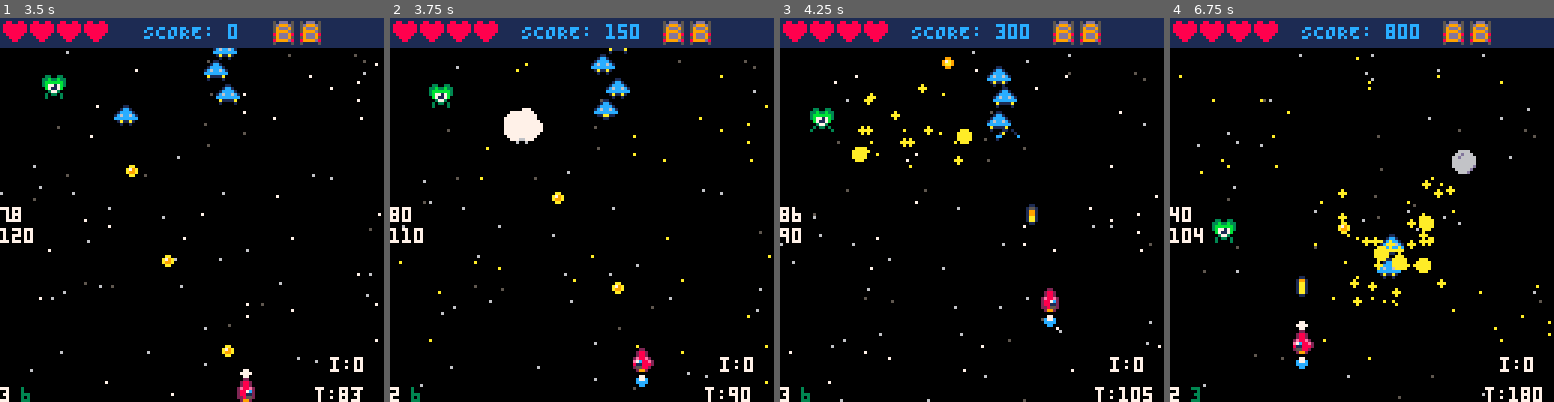
Above: before the commit, frames 1-4 (left to right).
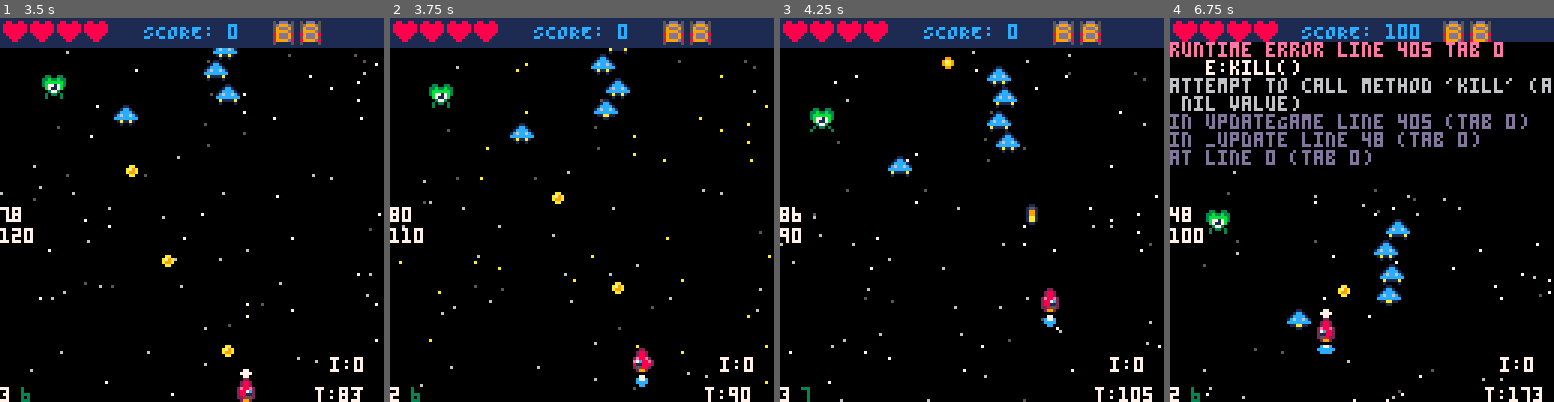
Above: after the commit, the same moments.

Repository: ProfSFrink/pico-8_shump_tutorial
Game: PICO-8 cartridge shump.p8
Two runs of this game, one before a commit and one after it. Both use one fixed random seed, a clock stepped at 60 frames per second and the inputs below.
Inputs:
- Up to frame 1 (3.5 s): tap O (Z key) at 0.33, 0.7, 1.43, 2.22, 3.1 s; tap X (X key) at 1.07, 2.07, 2.4, 2.73, 3.07, 3.4 s; hold Left 1.97-2.37 s; hold Down 2.42-2.82 s; hold Right from 2.87 s (still down)
- Up to frame 2 (3.75 s): release Right at 3.53 s; hold Up from 3.58 s (still down); tap X (X key) at 3.73 s
- Up to frame 3 (4.25 s): tap O (Z key) at 3.98 s; tap X (X key) at 4.07 s; release Up at 4.08 s; hold Right from 4.13 s (still down)
- Up to frame 4 (6.75 s): tap X (X key) every 0.33 s from 4.4 to 6.73 s; release Right at 4.53 s; hold Down 4.58-5.08 s; tap O (Z key) at 4.87, 5.75, 6.63 s; hold Left 5.13-5.8 s; hold Up 5.85-6.18 s; hold Left 6.23-6.63 s; hold Down from 6.68 s (still down)

Frame 1 is identical in both runs. In frame 2, 1.1% of the frame differs, in the area x 29-65%, y 1-33%; in frame 3, 1.5%; in frame 4, 13%, in the area x 0-100%, y 1-100%.
Error after the commit: runtime error line 405 tab 0; e:kill(); attempt to call method 'kill' (a nil value)

Commit message:
- (refactor) add hit state, hp to enemies.
- (refactor) add dam to projectiles.
- (chore) improved formatting.

Diff:
--- a/components/enemy.lua
+++ b/components/enemy.lua
@@ -1,49 +1,51 @@
 -- Enemy component data & logic.
 
--- TODO: Add hp property.
+local hTimerLim = 3
+-- Hit state frame timer.
+local dTimerLim = 10
+-- Death state frame timer.
+
 -- TODO: Add projectiles for enemies.
 
 -- Initial enemy definitions.
 function initEnemies()
     -- Setup for an enemy.
     -- type: Enemy type.
-    -- x: x coordinate.
-    -- y: y coordinate.
-    -- strtFram: Starting frame of the enemy's animation.
-    -- endFram: Ending frame of the enemy's animation.
-    -- animDelay: Frames before the enemy's animation advances.
+    -- strtFram: Starting sprite of the enemy's animation.
+    -- endFram: Ending sprite of the enemy's animation.
+    -- flFram: Flash sprite when hit or dead.
+    -- animDelay: Delay between animation frames.
     -- spd: Enemy speed.
-    -- points: Enemy points value.
-    -- animFunc: Custom animation function(self).
-    eneDefs={
-        green={
-            type="green",
-            x=0,
-            y=-8,
-            strtFram=48,
-            endFram=51,
-            deadFram=52,
-            animDelay=3,
-            spd=0.5,
-            points=100,
-            animFunc=function(self)
-                self.x = self.x + cos(self.y/16)*0.5
+    -- hp: Enemy health points.
+    -- points: Enemy score value.
+    -- upFunc: Custom update function.
+    eTypes = {
+        green = {
+            type = "green",
+            strtFram = 48,
+            endFram = 51,
+            flFram = 52,
+            animDelay = 3,
+            spd = 0.5,
+            hp = 3,
+            points = 100,
+            upFunc = function(self)
+                self.x = self.x + cos(self.y / 16) * 0.5
             end
         },
-        blue={
-            type="blue",
-            x=0,
-            y=-8,
-            strtFram=32,
-            endFram=35,
-            deadFram=36,
-            animDelay=3,
-            spd=0.75,
-            points=150,
-            animFunc=function(self)
-                self.x = self.x + cos(self.y/16)*0.75
+        blue = {
+            type = "blue",
+            strtFram = 32,
+            endFram = 35,
+            flFram = 36,
+            animDelay = 3,
+            spd = 0.75,
+            hp = 5,
+            points = 150,
+            upFunc = function(self)
+                self.x = self.x + cos(self.y / 16) * 0.75
             end
-        },
+        }
     }
 end
 
@@ -52,44 +54,61 @@
 -- @return: A new enemy object.
 function newEnemy(enemyCfg)
     return {
-        type=enemyCfg.type,
-        x=enemyCfg.x,
-        y=enemyCfg.y,
-        spd=enemyCfg.spd,
-        points=enemyCfg.points,
-        curFram=enemyCfg.strtFram,
-        strtFram=enemyCfg.strtFram,
-        endFram=enemyCfg.endFram,
-        deadFram=enemyCfg.deadFram,
-        frameDelay=0,
-        animDelay=enemyCfg.animDelay,
-        animFunc=enemyCfg.animFunc,
-        dead=false,
-        dTimer=10, -- Death animation frame timer.
+        type = enemyCfg.type,
+        x = enemyCfg.x,
+        y = -8,
+        spd = enemyCfg.spd,
+        hp = enemyCfg.hp,
+        points = enemyCfg.points,
 
-        update=function(self)
-            self.y=self.y+self.spd
-            if not self.dead then
-                self.animFunc(self)
-            else
-                -- Play death animation.
-                self.dTimer-=1
-                if self.dTimer<=0 then
+        -- Current sprite being animated.
+        curFram = enemyCfg.strtFram,
+
+        strtFram = enemyCfg.strtFram,
+        endFram = enemyCfg.endFram,
+        flFram = enemyCfg.flFram,
+
+        -- Frames since last animation change.
+        animTimer = 0,
+
+        animDelay = enemyCfg.animDelay,
+        upFunc = enemyCfg.upFunc,
+        hit = false,
+        hTimer = hTimerLim,
+        dead = false,
+        dTimer = dTimerLim,
+
+        update = function(self)
+            self.y = self.y + self.spd
+
+            -- Check if in dead state.
+            if self.dead then
+                self.dTimer -= 1
+                if self.dTimer <= 0 then
                     del(enemies, self)
                 end
+            -- Check if in hit state.
+            elseif self.hit then
+                self.hTimer -= 1
+                if self.hTimer <= 0 then
+                    self.hit = false
+                    self.hTimer = hTimerLim
+                end
+            -- Otherwise, run normal animation function.
+            else
+                self.upFunc(self)
             end
 
-            -- Animate the enemy.
-            self.frameDelay+=1
-            if self.dead == true then
-                self.curFram=self.deadFram
+            self.animTimer += 1
+            if self.dead or self.hit then
+                self.curFram = self.flFram
             else
-                if self.frameDelay >= self.animDelay then
-                    self.frameDelay=0
+                if self.animTimer >= self.animDelay then
+                    self.animTimer = 0
                     if self.curFram < self.endFram then
-                        self.curFram+=1
+                        self.curFram += 1
                     else
-                        self.curFram=self.strtFram
+                        self.curFram = self.strtFram
                     end
                 end
             end
@@ -99,44 +118,52 @@
             end
         end,
 
-        draw=function(self)
+        draw = function(self)
             if self.dead then
-                spr(self.curFram, self.x, self.y, 1, 1, false, self.dTimer%2==0)
+                spr(self.curFram, self.x, self.y, 1, 1, false, self.dTimer % 2 == 0)
             else
                 spr(self.curFram, self.x, self.y)
             end
         end,
 
-        kill=function(self)
-            self.dead=true
-            player.score+=self.points
-        end
+        dam = function(self, dam)
+            self.hit = true
+            self.hp -= dam
+            sfx(5)
+            if self.hp <= 0 then
+                self.dead = true
+                player.score += self.points
+                spawnExp(self.x, self.y)
+            end
+        end,
     }
 end
 
 -- Spawns one enemy using shared enemy config.
 -- @param x: X position.
-function spawnEnemy(enemy,x)
+function spawnEnemy(enemy, x)
     local def
 
-    if enemy.type == eneDefs.green.type then
-        def=eneDefs.green
+    if enemy.type == eTypes.green.type then
+        def = eTypes.green
     end
 
-    if enemy.type == eneDefs.blue.type then
-        def=eneDefs.blue
+    if enemy.type == eTypes.blue.type then
+        def = eTypes.blue
     end
 
-    add(enemies, newEnemy({
-        type=def.type,
-        x=x,
-        y=def.y,
-        spd=def.spd,
-        points=def.points,
-        strtFram=def.strtFram,
-        endFram=def.endFram,
-        deadFram=def.deadFram,
-        animDelay=def.animDelay,
-        animFunc=def.animFunc
-    }))
+    add(
+        enemies, newEnemy({
+            type = def.type,
+            x = x,
+            spd = def.spd,
+            hp = def.hp,
+            points = def.points,
+            strtFram = def.strtFram,
+            endFram = def.endFram,
+            flFram = def.flFram,
+            animDelay = def.animDelay,
+            upFunc = def.upFunc
+        })
+    )
 end
--- a/components/explosion.lua
+++ b/components/explosion.lua
@@ -2,10 +2,11 @@
 
 -- Initial explosion definitions.
 function initExps()
-    exps={}
-    clrs={5,9,10,7}
-    numOfExps=20
-    ls=5 -- Explosion lifetime.
+    exps = {}
+    clrs = { 5, 9, 10, 7 }
+    numOfExps = 20
+    ls = 5
+    -- Explosion lifetime.
 end
 
 -- Factory function for creating explosions.
@@ -14,28 +15,28 @@
 -- @return: A new explosion object.
 function newExp(x, y)
     return {
-        x=x+4,
-        y=y+4,
-        spdX=1-rnd(2),
-        spdY=1-rnd(2),
-        scale=2+rnd(2),
-        life=ls,
+        x = x + 4,
+        y = y + 4,
+        spdX = 1 - rnd(2),
+        spdY = 1 - rnd(2),
+        scale = 2 + rnd(2),
+        life = ls,
 
-        update=function(self)
-            self.x+=self.spdX
-            self.y+=self.spdY
-            self.scale-=0.1
-            self.life-=.1
-            self.col=flr(self.life)
+        update = function(self)
+            self.x += self.spdX
+            self.y += self.spdY
+            self.scale -= 0.1
+            self.life -= .1
+            self.col = flr(self.life)
 
-            if self.life<=0 then
+            if self.life <= 0 then
                 del(exps, self)
             end
         end,
 
-        draw=function(self)
+        draw = function(self)
             circfill(self.x, self.y, self.scale, clrs[self.col])
-        end,
+        end
     }
 end
 
@@ -43,8 +44,8 @@
 -- @param x: The x position of the explosion.
 -- @param y: The y position of the explosion.
 function spawnExp(x, y)
-    for i=1,numOfExps do
+    for i = 1, numOfExps do
         add(exps, newExp(x, y))
     end
-    sfx(rnd(3)+2)
+    sfx(rnd(2) + 2)
 end
--- a/components/projectile.lua
+++ b/components/projectile.lua
@@ -9,41 +9,43 @@
     -- rof: Rate of fire in frames.
     -- sfx: Sound effect to play when firing.
     -- btn: Button to fire.
-    -- animFunc: Custom animation function(self).
-    projectileTypes={
-        bullet={
-            type="bullet",
-            strtFram=16,
-            endFram=17,
-            animDelay=5,
-            spd=3,
-            rof=4,
-            sfx=0,
-            btn=5,
-            animFunc=function(self)
+    -- upFunc: Custom update function.
+    pTypes = {
+        bullet = {
+            type = "bullet",
+            strtFram = 16,
+            endFram = 17,
+            animDelay = 5,
+            spd = 3,
+            rof = 4,
+            dam = 1,
+            sfx = 0,
+            btn = 5,
+            upFunc = function(self)
                 if self.curFram == self.strtFram then
-                    self.curFram=self.endFram
+                    self.curFram = self.endFram
                 else
-                    self.curFram=self.strtFram
+                    self.curFram = self.strtFram
                 end
             end,
-            factory=newBullet
+            factory = newBullet
         },
-        laser={
-            type="laser",
-            strtFram=18,
-            endFram=21,
-            animDelay=6,
-            spd=4,
-            rof=8,
-            sfx=1,
-            btn=4,
-            animFunc=function(self)
+        laser = {
+            type = "laser",
+            strtFram = 18,
+            endFram = 21,
+            animDelay = 6,
+            spd = 4,
+            rof = 8,
+            dam = 2,
+            sfx = 1,
+            btn = 4,
+            upFunc = function(self)
                 if self.curFram < self.endFram then
-                    self.curFram+=1
+                    self.curFram += 1
                 end
             end,
-            factory=newLaser
+            factory = newLaser
         }
     }
 end
@@ -55,56 +57,64 @@
 -- @param endFram: Ending frame.
 -- @param spd: Speed.
 -- @param animDelay: Frames before animation advances.
--- @param animFunc: Custom animation function(self).
+-- @param upFunc: Custom animation function(self).
 -- @return: A new projectile object.
-function newProjectile(x, y, strtFram, endFram, spd, animDelay, animFunc)
+function newProjectile(type, x, y, strtFram, endFram, spd, dam, animDelay, upFunc)
     return {
-        x=x,
-        y=y,
-        spd=spd,
-        curFram=strtFram,
-        strtFram=strtFram,
-        endFram=endFram,
-        framDelay=0,
-        animDelay=animDelay,
-        animFunc=animFunc,
+        type = type,
+        x = x,
+        y = y,
+        spd = spd,
+        dam = dam,
 
-        update=function(self)
-            self.y=self.y-self.spd
+        -- Current sprite being animated.
+        curFram = strtFram,
+        strtFram = strtFram,
+        endFram = endFram,
+        animTimer = 0,
 
-            -- Animate the projectile.
-            self.framDelay+=1
-            if self.framDelay >= self.animDelay then
-                self.framDelay=0
-                self.animFunc(self)
+        -- Frames since last animation change.
+        animDelay = animDelay,
+
+        upFunc = upFunc,
+
+        -- Update the projectile.
+        update = function(self)
+            self.y = self.y - self.spd
+
+            self.animTimer += 1
+            if self.animTimer >= self.animDelay then
+                self.animTimer = 0
+                self.upFunc(self)
             end
 
             -- Remove if off-screen.
-            if self.y < uiHeight-bullHeight then
+            if self.y < uiHeight - bullHeight then
                 del(projectiles, self)
             end
         end,
 
-        draw=function(self)
+        -- Draw the projectile.
+        draw = function(self)
             spr(self.curFram, self.x, self.y)
         end
     }
 end
 
 -- Compatibility wrapper for bullet projectile creation.
-function newBullet(x, y, strtFram, endFram, spd, animDelay)
-    local def=projectileTypes.bullet
+function newBullet(x, y, strtFram, endFram, spd, dam, animDelay)
+    local def = pTypes.bullet
 
     return newProjectile(
-        x, y, strtFram, endFram, spd, animDelay, def.animFunc
+        def.type, x, y, strtFram, endFram, spd, dam, animDelay, def.upFunc
     )
 end
 
 -- Compatibility wrapper for laser projectile creation.
-function newLaser(x, y, strtFram, endFram, spd, animDelay)
-    local def=projectileTypes.laser
+function newLaser(x, y, strtFram, endFram, spd, dam, animDelay)
+    local def = pTypes.laser
 
     return newProjectile(
-        x, y, strtFram, endFram, spd, animDelay, def.animFunc
+        def.type, x, y, strtFram, endFram, spd, dam, animDelay, def.upFunc
     )
 end
--- a/states/game.lua
+++ b/states/game.lua
@@ -2,23 +2,23 @@
 
 -- Sets up the game.
 function startGame()
-	state=stateNames.game
+	state = stateNames.game
 
 	-- Setup game timer (frames).
-	gameTimer=0
+	gameTimer = 0
 
 	-- Points towards next spawn event.
-	spawnEventIndex=1
+	spawnEventIndex = 1
 
 	-- Spawn timelines in frames (30fps).
-	spawnEvent={
-		{frame=30, kind=eneDefs.green,spawnX=12},
-		{frame=35, kind=eneDefs.blue, spawnX=40},
-		{frame=45, kind=eneDefs.blue, spawnX=70},
-		{frame=55, kind=eneDefs.blue, spawnX=70},
-		{frame=65, kind=eneDefs.blue, spawnX=70},
-		{frame=75, kind=eneDefs.blue, spawnX=70},
-		{frame=100, kind=eneDefs.green, spawnX=72},
+	spawnEvent = {
+		{ frame = 30, kind = eTypes.green, spawnX = 12 },
+		{ frame = 35, kind = eTypes.blue, spawnX = 40 },
+		{ frame = 45, kind = eTypes.blue, spawnX = 70 },
+		{ frame = 55, kind = eTypes.blue, spawnX = 70 },
+		{ frame = 65, kind = eTypes.blue, spawnX = 70 },
+		{ frame = 75, kind = eTypes.blue, spawnX = 70 },
+		{ frame = 100, kind = eTypes.green, spawnX = 72 }
 	}
 
 	-- Set up the ship.
@@ -30,136 +30,139 @@
 	-- flStrtFram: Ship flame start frame.
 	-- flEndFram: Ship flame end frame.
 	-- bullOffset: Offset for where bullets spawn from the ship.
-	ship={
+	ship = {
 		-- Starting position.
-		x=64,
-		y=108,
+		x = 64,
+		y = 108,
 		-- Speed of the ship.
-		spdX=2,
-		spdY=2,
+		spdX = 2,
+		spdY = 2,
 		-- Current ship sprite.
-		spr=3,
+		spr = 3,
 		-- Ship flame start & end frame.
-		flStrtFram=7,
-		flEndFram=11,
-		flCurrFram=7,
+		flStrtFram = 7,
+		flEndFram = 11,
+		flCurrFram = 7,
 		-- Offset for bullets.
-		bullOffset=3,
+		bullOffset = 3,
 		-- Size of muzzles flash.
-		muzzle=0,
+		muzzle = 0,
 		-- Invulnerability timer in frames.
-		invul=0
+		invul = 0
 	}
 
 	-- Setup player.
-	player={
-		score=0,
-		lives=4,
-		bombs=2
+	player = {
+		score = 0,
+		lives = 4,
+		bombs = 2
 	}
 
 	-- Setup for projectiles.
 	projectiles = {}
 
 	-- Tracks frames between shots.
-	proTimer=0
+	proTimer = 0
 
 	-- Setup for enemies.
-	enemies={}
+	enemies = {}
 
 	-- Max number of enemies on screen.
-	maxEnemies=16
+	maxEnemies = 16
 
 	initExps()
 
 	createStarfield(false)
 end
-
 
 -- Fires a projectile from the ship.
 -- @param cfg: The projectile configuration.
 function fireProjectile(cfg)
-    add(projectiles, cfg.factory(
-        ship.x,
-        ship.y - ship.bullOffset,
-        cfg.strtFram, cfg.endFram,
-        cfg.spd, cfg.animDelay
-    ))
-    sfx(cfg.sfx)
-    ship.muzzle=4
+	add(
+		projectiles, cfg.factory(
+			ship.x,
+			ship.y - ship.bullOffset,
+			cfg.strtFram, cfg.endFram,
+			cfg.spd, cfg.dam, cfg.animDelay
+		)
+	)
+	sfx(cfg.sfx)
+	ship.muzzle = 4
 end
 
 -- Updates the game screen.
 function updateGame()
--- Controls.
+	-- Controls.
 
 	-- Advance timer by 1 frame.
-	gameTimer+=1
-
-	ship.spr=3
-	shipSpdX=0
-	shipSpdY=0
+	gameTimer += 1
+
+	ship.spr = 3
+	shipSpdX = 0
+	shipSpdY = 0
 
 	-- Checking for input.
 	-- Left arrow.
 	if btn(0) then
-		ship.spr=1
-		shipSpdX=-ship.spdX
+		ship.spr = 1
+		shipSpdX = -ship.spdX
 	end
 
 	-- Right arrow.
 	if btn(1) then
-		ship.spr=5
-		shipSpdX=ship.spdX
+		ship.spr = 5
+		shipSpdX = ship.spdX
 	end
 
 	-- Up arrow.
 	if btn(2) then
-		ship.spr=2
-		shipSpdY=-ship.spdY
+		ship.spr = 2
+		shipSpdY = -ship.spdY
 	end
 
 	-- Down arrow.
 	if btn(3) then
-		ship.spr=2
-		shipSpdY=ship.spdY
+		ship.spr = 2
+		shipSpdY = ship.spdY
 	end
 
 	-- Fire laser if Z pressed.
-	if btn(projectileTypes.laser.btn) then
-		if proTimer<=0 then
-			fireProjectile(projectileTypes.laser)
-			proTimer=projectileTypes.laser.rof
+	if btn(pTypes.laser.btn) then
+		local laserCfg = pTypes.laser
+		if proTimer <= 0 then
+			fireProjectile(laserCfg)
+			proTimer = laserCfg.rof
 		end
 	end
 
 	-- Fire bullet if X pressed.
-	if btn(projectileTypes.bullet.btn) then
-		if proTimer<=0 then
-			fireProjectile(projectileTypes.bullet)
-			proTimer=projectileTypes.bullet.rof
-		end
-	end
-
-	proTimer-=1
+	if btn(pTypes.bullet.btn) then
+		local bulletCfg = pTypes.bullet
+		if proTimer <= 0 then
+			fireProjectile(bulletCfg)
+			proTimer = bulletCfg.rof
+		end
+	end
+
+	proTimer -= 1
 
 	-- Moving the ship.
-	ship.x=ship.x+shipSpdX
-	ship.y=ship.y+shipSpdY
+	ship.x = ship.x + shipSpdX
+	ship.y = ship.y + shipSpdY
 
 	-- Checking if we hit the
 	-- bounds of the screen.
-	ship.x=mid(0,ship.x,120)
-	ship.y=mid(0+uiHeight,ship.y,120)
+	ship.x = mid(0, ship.x, 120)
+	ship.y = mid(0 + uiHeight, ship.y, 120)
 
 	-- Trigger one-shot spawn events from frame schedule.
-	local nextSpawnEvent=spawnEvent[spawnEventIndex]
-
-	if nextSpawnEvent and gameTimer>=nextSpawnEvent.frame then
-		if #enemies<maxEnemies then
+	local nextSpawnEvent = spawnEvent[spawnEventIndex]
+
+	if nextSpawnEvent and gameTimer >= nextSpawnEvent.frame then
+		if #enemies < maxEnemies then
 			spawnEnemy(nextSpawnEvent.kind, nextSpawnEvent.spawnX)
 		end
-		spawnEventIndex+=1
+		spawnEventIndex += 1
 	end
 
 	-- Move the enemies.
@@ -177,53 +180,57 @@
 		x:update()
 	end
 
+
 	--[[Collision detection between
-		projectiles and enemies.]]--
-	for e in all(enemies) do
+	projectiles and enemies.]]
+	for e in all(enemies) do
+
+
 		--[[Prevents enemy being hit
-			before it appears on screen.]]--
+		before it appears on screen.]]
 		if e.y > 0 then
 			for p in all(projectiles) do
-				if col(e,p) then
+				if col(e, p) then
 					del(projectiles, p)
-					spawnExp(e.x, e.y)
-					e:kill()
+
+					e:dam(p.dam)
 				end
 			end
 		end
 	end
 
+
 	--[[Collision detection between
-		ship and enemies.]]--
-	for e in all(enemies) do
-		if col(e,ship) and ship.invul<=0 then
-			player.lives-=1
-			ship.invul=60
+	ship and enemies.]]
+	for e in all(enemies) do
+		if col(e, ship) and ship.invul <= 0 then
+			player.lives -= 1
+			ship.invul = 60
 			e:kill()
-		end
-	end
-
-	if ship.invul>0 then
-		ship.invul-=1
+			sfx(2)
+		end
+	end
+
+	if ship.invul > 0 then
+		ship.invul -= 1
 	end
 
 	-- Check for game over.
-	if player.lives<=0 then
+	if player.lives <= 0 then
 		showGameOver()
 		return
 	end
 
 	-- Animate ship flame.
-	ship.flCurrFram+=1
-	if ship.flCurrFram>ship.flEndFram then
-		ship.flCurrFram=ship.flStrtFram
+	ship.flCurrFram += 1
+	if ship.flCurrFram > ship.flEndFram then
+		ship.flCurrFram = ship.flStrtFram
 	end
 
 	-- Animate the muzzle flash.
-	if ship.muzzle>=0 then
-		ship.muzzle-=1
-	end
-
+	if ship.muzzle >= 0 then
+		ship.muzzle -= 1
+	end
 end
 
 -- Draws the game screen.
@@ -240,13 +247,13 @@
 
 	-- Ship.
 
-	if ship.invul<=0 then
-		spr(ship.spr,ship.x,ship.y)
-		spr(ship.flCurrFram,ship.x,ship.y+8)
+	if ship.invul <= 0 then
+		spr(ship.spr, ship.x, ship.y)
+		spr(ship.flCurrFram, ship.x, ship.y + 8)
 	else
-		if sin(gameTimer/5)<0.1 then
-			spr(ship.spr,ship.x,ship.y)
-			spr(ship.flCurrFram,ship.x,ship.y+8)
+		if sin(gameTimer / 5) < 0.1 then
+			spr(ship.spr, ship.x, ship.y)
+			spr(ship.flCurrFram, ship.x, ship.y + 8)
 		end
 	end
 
@@ -266,26 +273,26 @@
 	end
 
 	-- Muzzle flash.
-	circfill(ship.x+3,ship.y-2,ship.muzzle,7)
-	circfill(ship.x+4,ship.y-2,ship.muzzle,7)
+	circfill(ship.x + 3, ship.y - 2, ship.muzzle, 7)
+	circfill(ship.x + 4, ship.y - 2, ship.muzzle, 7)
 
 	-- UI.
 
-    rectfill(0,0,127,uiHeight,1)
-
-    local scoreStr = "SCORE: "..player.score
-
-	print(scoreStr,calcCenX(#scoreStr),2,12)
-
-	for i=1,4 do
-		if player.lives>=i then
-			spr(13,i*9-8,1)
+	rectfill(0, 0, 127, uiHeight, 1)
+
+	local scoreStr = "SCORE: " .. player.score
+
+	print(scoreStr, calcCenX(#scoreStr), 2, 12)
+
+	for i = 1, 4 do
+		if player.lives >= i then
+			spr(13, i * 9 - 8, 1)
 		else
-			spr(14,i*9-8,1)
-		end
-	end
-
-	for i=1,player.bombs do
-		spr(29,90+i*9-8,1)
-	end
-end
+			spr(14, i * 9 - 8, 1)
+		end
+	end
+
+	for i = 1, player.bombs do
+		spr(29, 90 + i * 9 - 8, 1)
+	end
+end
Not shown, changed: the sound effects (__sfx__) section of shump.p8
